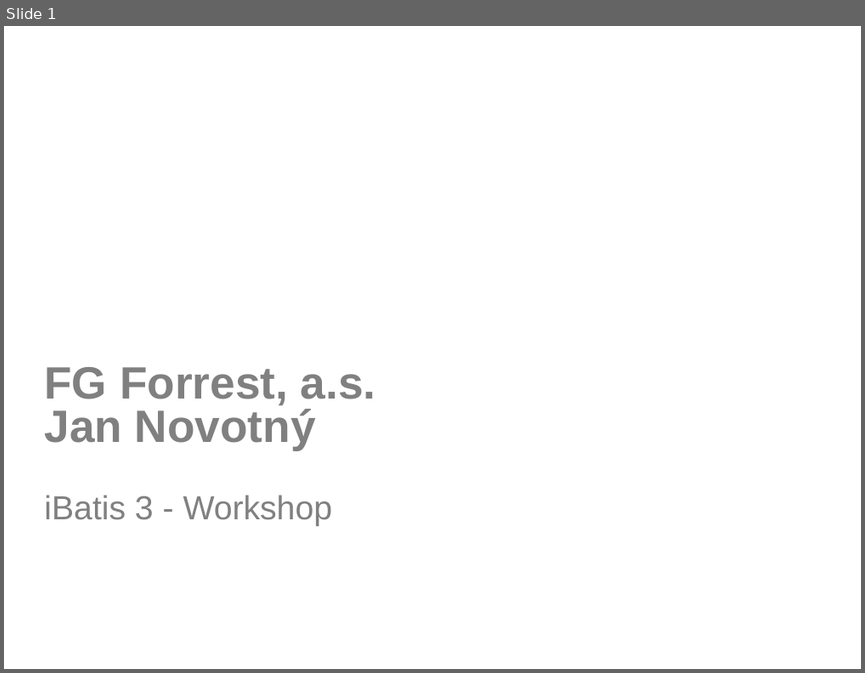
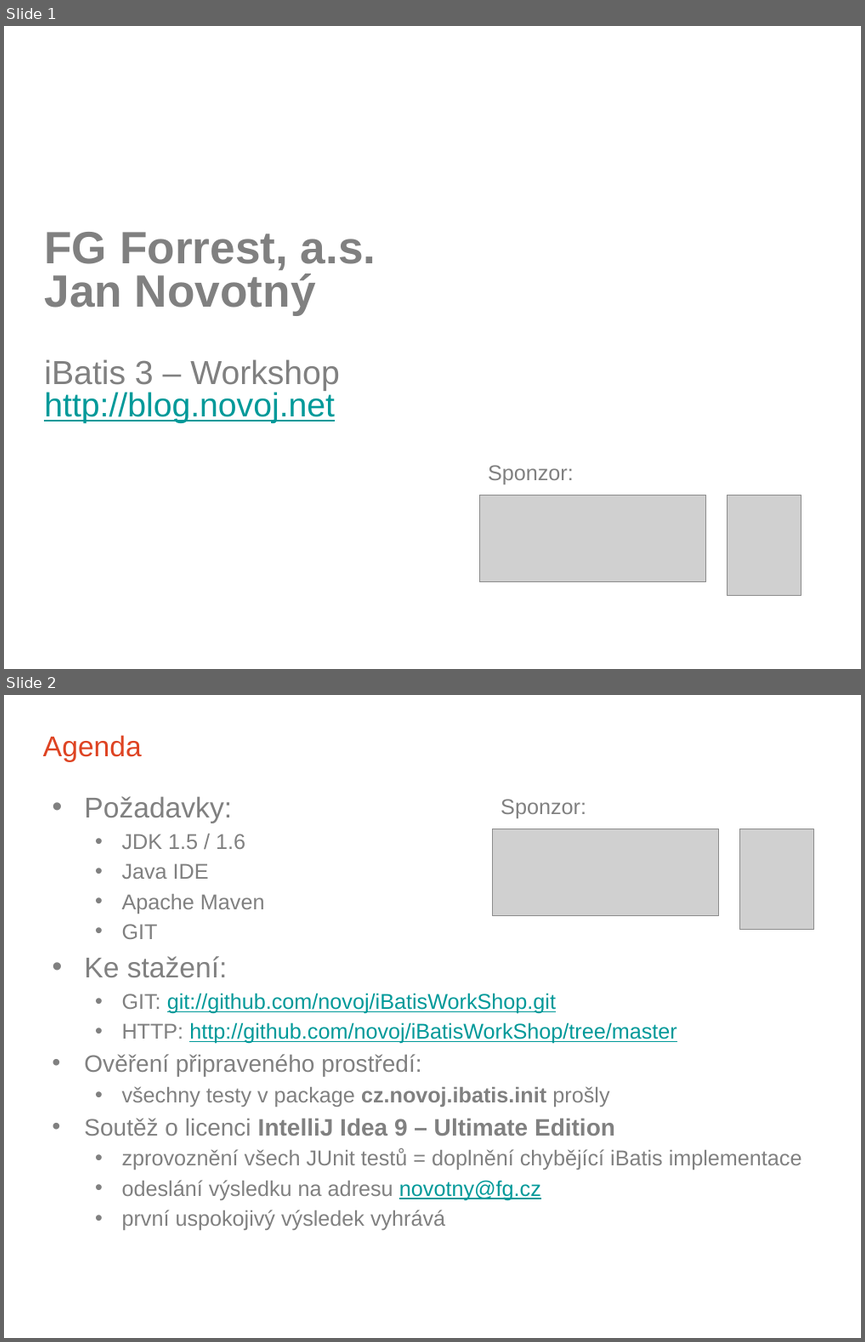
Before and after one commit to novoj/iBatisWorkShop, a slide deck: docs/iBatis 3 Workskop CZJUG.pptx. Shown one above the other, each under a label of ours: slide 1 before the commit, slides 1 and 2 after it. The pictures are 865x673 and 865x1342 pixels, drawn with LibreOffice and Linux fonts; fonts in the diff are those of the drawing; grey boxes stand for pictures; background and template pictures are left out. Boxes give left, top, right and bottom in pixels: in the first picture for what was removed or moved away, otherwise in the second. Text is boxed around its words. In the diff, an @@ line names an element or a change of style, - is before the commit and + after.

```diff
--- a/docs/iBatis 3 Workskop CZJUG.pptx
+++ b/docs/iBatis 3 Workskop CZJUG.pptx
@@ slide 2 added at [4,695,861,1338], background picture (left out) @@
@@ title added at [43,735,142,762], 24 pt, text #DE4322 @@
+Agenda
@@ text added at [84,796,802,1230], 18 pt, text #808080 @@
+• Požadavky:
+  • JDK 1.5 / 1.6
+  • Java IDE
+  • Apache Maven
+  • GIT
+• Ke stažení:
+  • GIT: git://github.com/novoj/iBatisWorkShop.git
+  • HTTP: http://github.com/novoj/iBatisWorkShop/tree/master
+• Ověření připraveného prostředí:
+  • všechny testy v package cz.novoj.ibatis.init prošly
+• Soutěž o licenci IntelliJ Idea 9 – Ultimate Edition
+  • zprovoznění všech JUnit testů = doplnění chybějící iBatis implementace
+  • odeslání výsledku na adresu novotny@fg.cz
+  • první uspokojivý výsledek vyhrává
@@ text added at [500,799,586,818], 18 pt, text #808080 @@
+Sponzor:
@@ picture added at [493,828,720,916] @@
@@ picture added at [740,828,814,929] @@
@@ text added at [399,1179,541,1200], 14 pt, text #FFFFFF, bold @@
+www.fg.cz
@@ page number added at [630,1310,835,1338], 14 pt, text #FFFFFF, bold @@
+2
@@ slide 1 changed as well @@
@@ title at [44,232,376,423]: text changed; size 38 to 28 pt; bold off @@
-FG Forrest, a.s.
-Jan Novotný
-iBatis 3 - Workshop
+FG Forrest, a.s.
+Jan Novotný
+iBatis 3 – Workshop
+http://blog.novoj.net
@@ text added at [488,465,574,484], 18 pt, text #808080 @@
+Sponzor:
@@ picture added at [479,494,707,582] @@
@@ picture added at [727,494,800,595] @@
```
Also in this commit, not shown: 3 other slides changed, 7 other slides added, 3 other files.
